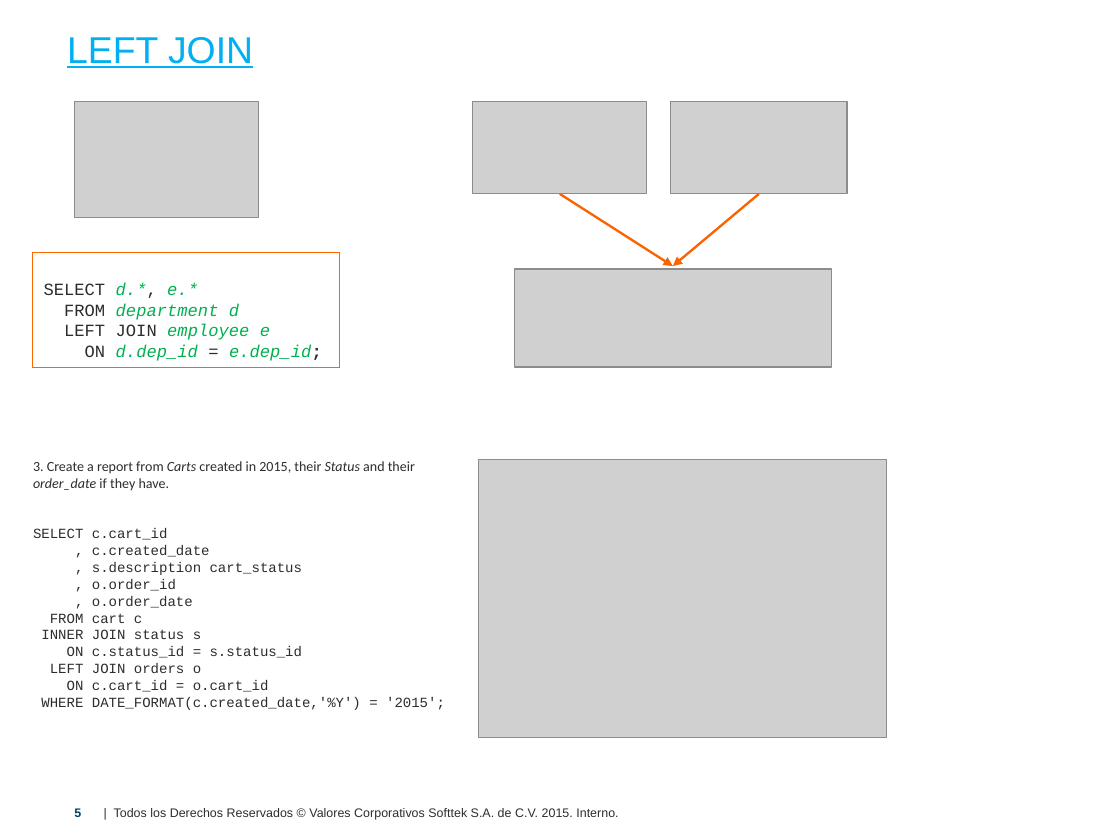
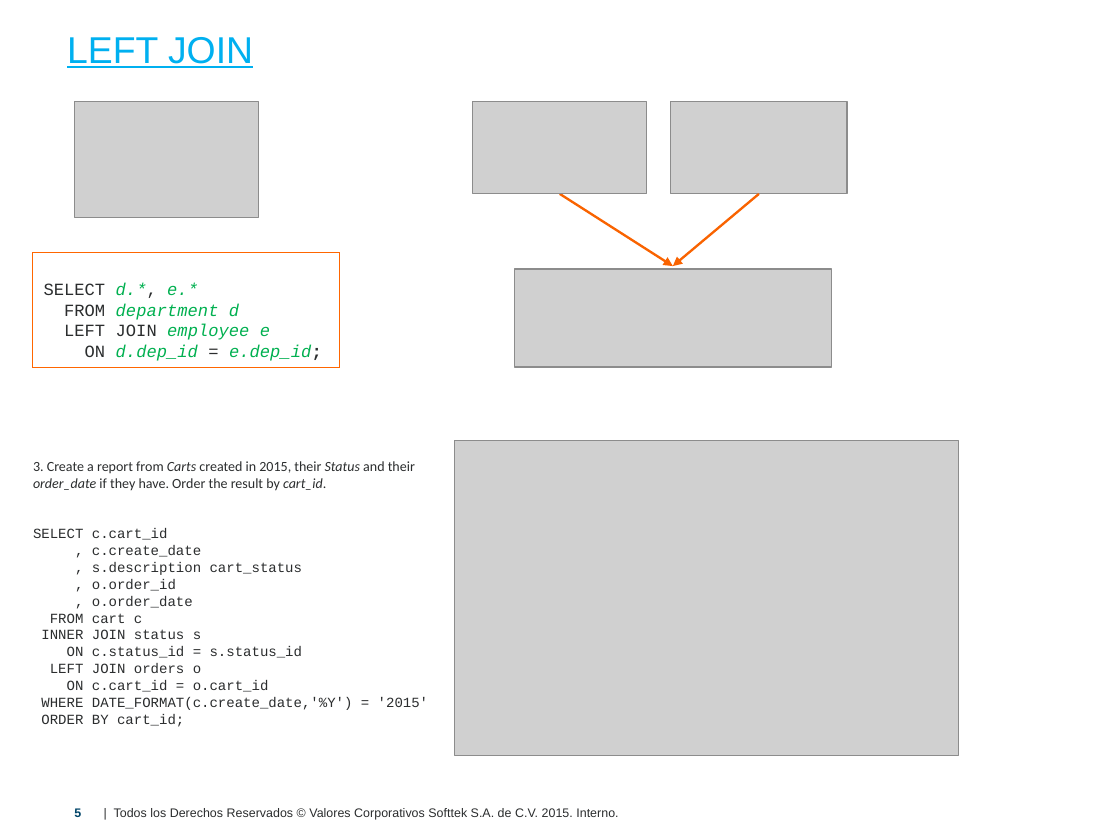
Before and after one commit to softtekAcademy/JavaCourse2016, a slide deck: slide 5 of SQL-master/SQL [3] Joins.pptx. Drawn at 1120x840 pixels with LibreOffice and Linux fonts; fonts in the diff are those of the drawing; grey boxes stand for pictures; background and template pictures are left out. Boxes give left, top, right and bottom in pixels: in the first picture for what was removed or moved away, otherwise in the second. Text is boxed around its words. In the diff, an @@ line names an element or a change of style, - is before the commit and + after.

```diff
--- a/SQL-master/SQL [3] Joins.pptx
+++ b/SQL-master/SQL [3] Joins.pptx
@@ picture: place and size @@
-picture at (478, 459, 886, 737)
+picture at (455, 440, 959, 755)
@@ text at (33, 461, 415, 491): text changed @@
-3. Create a report from Carts created in 2015, their Status and their order_date if they have.
+3. Create a report from Carts created in 2015, their Status and their order_date if they have. Order the result by cart_id.
@@ text at (92, 545, 201, 557): text changed @@
-, c.created_date
+, c.create_date
@@ text at (41, 697, 428, 727): text changed @@
-WHERE DATE_FORMAT(c.created_date,'%Y') = '2015';
+WHERE DATE_FORMAT(c.create_date,'%Y') = '2015'
+ORDER BY cart_id;
```
Also in this commit, not shown: 7 other slides changed, 6 other files.
